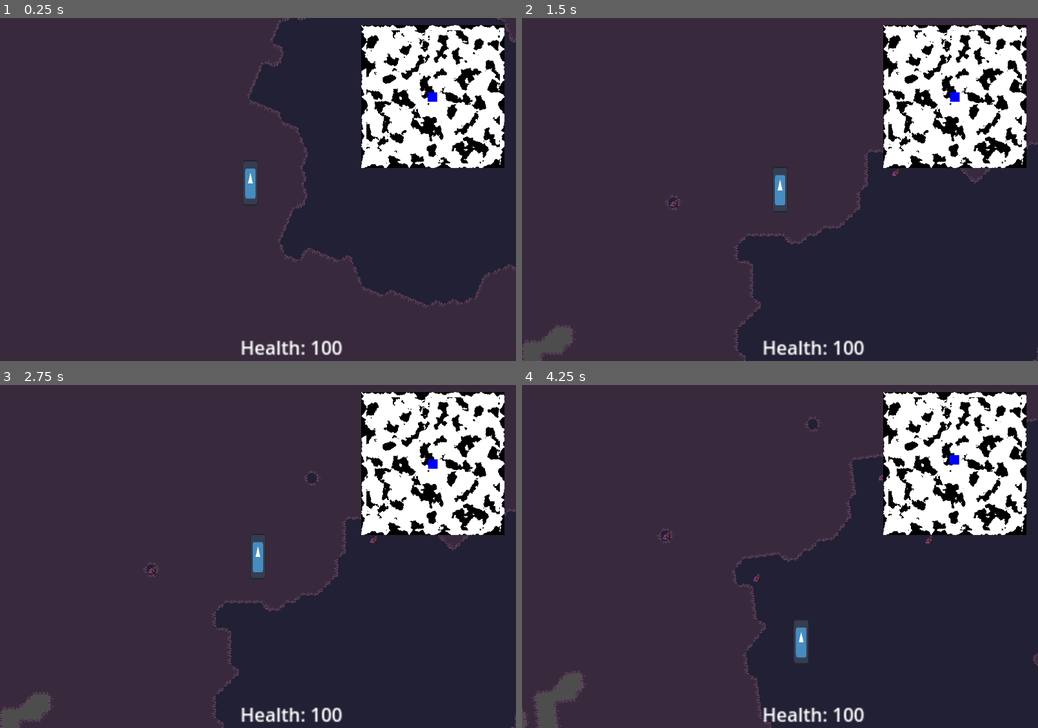
Above: before the commit, frames 1-4 (two rows, left to right).
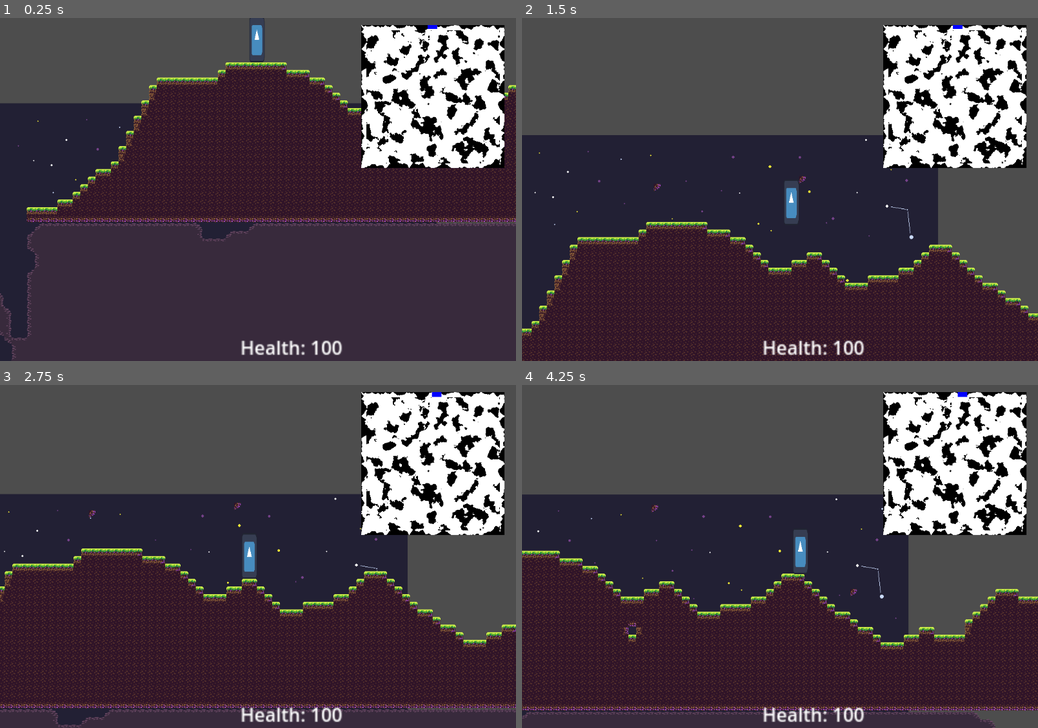
Above: after the commit, the same moments.

Repository: EamonnER/TerraWorlds
Game: Godot game, scene res://game.tscn
Same seed, same stepped clock (60 frames per second), same inputs: the game is played once before the commit and once after it. The engine's default icon, where the game draws it, is replaced by a stand-in: a white triangle on a blue panel in a dark square.
Inputs (mouse positions are in pixels of both pictures, inside the frame that each line leads up to):
- Up to frame 1 (0.25 s): no input
- Up to frame 2 (1.5 s): tap Enter (ui_accept) at 0.5 s; move the mouse to (893, 172) at 0.52 s; hold D (game_right) from 0.53 s (still down); click (893, 172) at 0.6 s; tap Space (game_jump) at 0.77, 1.07 s; right-click (893, 172) at 0.8 s; move the mouse to (676, 206) at 1.27 s; right-click (676, 206) at 1.35 s
- Up to frame 3 (2.75 s): tap Space (game_jump) at 1.52, 1.55, 1.82, 2.1 s; move the mouse to (309, 481) at 2.02 s; release D (game_right) at 2.03 s; hold A (game_left) from 2.03 s (still down); click (309, 481) at 2.3 s
- Up to frame 4 (4.25 s): move the mouse to (754, 625) at 2.77 s; release A (game_left) at 2.78 s; hold D (game_right) from 2.78 s (still down); click (754, 625) at 2.85 s; tap Space (game_jump) at 3.02, 3.32, 3.77, 3.8, 4.07 s; right-click (754, 625) at 3.05 s; move the mouse to (934, 607) at 3.52 s; right-click (934, 607) at 3.6 s; tap \ (game_debug_toggle) at 4.15 s

The runs differ from the first frame. In frame 1, 22% of the frame differs, in the area x 0-100%, y 0-100%; in frame 2, 39%; in frame 3, 39%; in frame 4, 40%.
Error before the commit: Compile Error: (res://src/world/world.gd:-1)

Commit message:
Update with main
Merging main into multiplayer branch.

Diff:
--- /dev/null
+++ b/entity.tscn
@@ -0,0 +1,19 @@
+[gd_scene load_steps=4 format=3 uid="uid://dkuyg1vbmwqbt"]
+
+[ext_resource type="Script" path="res://scripts/entity.gd" id="1_g8vr7"]
+[ext_resource type="Texture2D" uid="uid://oehadtam0o37" path="res://icon.svg" id="1_vgn6g"]
+
+[sub_resource type="RectangleShape2D" id="RectangleShape2D_p841a"]
+size = Vector2(32, 96)
+
+[node name="Entity" type="CharacterBody2D"]
+script = ExtResource("1_g8vr7")
+
+[node name="Collision" type="CollisionShape2D" parent="."]
+position = Vector2(16, -48)
+shape = SubResource("RectangleShape2D_p841a")
+
+[node name="Sprite" type="Sprite2D" parent="."]
+position = Vector2(16, -48)
+scale = Vector2(0.25, 0.75)
+texture = ExtResource("1_vgn6g")
--- a/game.tscn
+++ b/game.tscn
@@ -25,6 +25,7 @@
 _spawnable_scenes = PackedStringArray("res://scripts/mp/multiplayer_player.tscn")
 spawn_path = NodePath("../Players")
 spawn_limit = 2
+
 [node name="Player" parent="World" instance=ExtResource("3_s6re8")]
 
 [node name="Camera" type="Camera2D" parent="."]
--- a/menu.tscn
+++ b/menu.tscn
@@ -1,6 +1,6 @@
 [gd_scene load_steps=2 format=3 uid="uid://2mayrwltw625"]
 
-[ext_resource type="Script" path="res://scripts/menu.gd" id="1_eqnup"]
+[ext_resource type="Script" path="res://src/menu.gd" id="1_eqnup"]
 
 [node name="Menu" type="Control"]
 layout_mode = 3
--- /dev/null
+++ b/player.tscn
@@ -0,0 +1,167 @@
+[gd_scene load_steps=7 format=3 uid="uid://vvpj1fvhqwro"]
+
+[ext_resource type="Texture2D" uid="uid://oehadtam0o37" path="res://icon.svg" id="1_wpkrl"]
+[ext_resource type="Script" path="res://scripts/minimap.gd" id="3_irwx0"]
+[ext_resource type="Script" path="res://scripts/background.gd" id="4_bijut"]
+[ext_resource type="Texture2D" path="res://assets/tilesets/BG1.png" id="4_gdbrx"]
+
+[sub_resource type="GDScript" id="GDScript_2iqmt"]
+script/source = "extends \"res://scripts/entity.gd\"
+class_name Player
+
+var debug_mode = false
+
+func handle_primary_action_input():
+	# Only function is to remove tiles at mouse pos ATM
+
+	# TODO I dislike implimenting this by directly referencing the world.
+	# Player should not have direct access to the world object.
+	var mouse_pos = get_global_mouse_position()
+	var world = get_node(\"/root/Game/World\")
+	var tile_coords = world.local_to_map(mouse_pos)
+	world.remove_tile(Vector2i(tile_coords))
+
+func handle_secondary_action_input():
+	# Only function is to place tiles at mouse pos ATM
+
+	# TODO I dislike implimenting this by directly referencing the world.
+	# Player should not have direct access to the world object.
+	var mouse_pos = get_global_mouse_position()
+	var world = get_node(\"/root/Game/World\")
+	var tile_coords = world.local_to_map(mouse_pos)
+	world.place_tile(Vector2i(tile_coords), 0)
+
+# Handling inputs
+func _process(delta: float) -> void:
+	if Input.is_action_just_pressed(\"game_debug_toggle\"):
+		debug_mode = not debug_mode
+		print(\"Debug mode: \", debug_mode)
+		if debug_mode == true:
+			motion_mode = MotionMode.MOTION_MODE_FLOATING
+			set_collision_mask_value(2, false)
+		else:
+			motion_mode = MotionMode.MOTION_MODE_GROUNDED
+			set_collision_mask_value(2, true)
+
+	# Draw player on minimap
+	$CanvasLayer/HUD/Minimap.draw_player(get_position())
+
+	# Left / right / up / down inputs
+	var new_velocity = get_relative_velocity()
+	var horizontal_direction = Input.get_axis(\"game_left\", \"game_right\")
+	var vertical_direction = Input.get_axis(\"game_up\", \"game_down\")
+	if motion_mode == MotionMode.MOTION_MODE_GROUNDED:
+		# Apply acceleration or decelleration
+		if sign(horizontal_direction) == sign(new_velocity.x):
+			new_velocity.x = move_toward(new_velocity.x, SPEED*horizontal_direction, ACCELERATION*delta)
+		else:
+			new_velocity.x = move_toward(new_velocity.x, SPEED*horizontal_direction, DECELERATION*delta)
+	else:  # Debug Movement
+		new_velocity.x = move_toward(new_velocity.x, SPEED*horizontal_direction*10, ACCELERATION*delta*10)
+		new_velocity.y = move_toward(new_velocity.y, SPEED*vertical_direction*10, ACCELERATION*delta*10)
+	set_relative_velocity(new_velocity)
+
+	# Jump
+	if Input.is_action_just_pressed(\"game_jump\"):
+		jump()
+
+	# Mouse actions
+	var mouse_pos = get_global_mouse_position()
+	# Primary action input (LMB)
+	if Input.is_action_just_pressed(\"game_primary_action\"):
+		handle_primary_action_input()
+	# Secondary action input (RMB)
+	if Input.is_action_just_pressed(\"game_secondary_action\"):
+		handle_secondary_action_input()
+"
+
+[sub_resource type="RectangleShape2D" id="RectangleShape2D_1b3qp"]
+size = Vector2(32, 96)
+
+[node name="Player" type="CharacterBody2D"]
+collision_layer = 64
+collision_mask = 79
+script = SubResource("GDScript_2iqmt")
+
+[node name="Collision" type="CollisionShape2D" parent="."]
+shape = SubResource("RectangleShape2D_1b3qp")
+
+[node name="Sprite" type="Sprite2D" parent="."]
+scale = Vector2(0.25, 0.75)
+texture = ExtResource("1_wpkrl")
+
+[node name="Camera" type="Camera2D" parent="."]
+ignore_rotation = false
+
+[node name="Control" type="Control" parent="."]
+layout_mode = 3
+anchors_preset = 0
+offset_left = -367.0
+offset_top = -244.0
+offset_right = -327.0
+offset_bottom = -204.0
+
+[node name="Background" type="TextureRect" parent="Control"]
+visibility_layer = 2
+z_index = -1
+layout_mode = 1
+anchors_preset = -1
+anchor_left = -3.5
+anchor_top = -1.9
+anchor_right = 21.659
+anchor_bottom = 14.102
+offset_left = -32.0
+offset_top = -34.0
+offset_right = -147.36
+offset_bottom = -85.08
+grow_horizontal = 2
+grow_vertical = 2
+scale = Vector2(1.21162, 1.21162)
+texture = ExtResource("4_gdbrx")
+script = ExtResource("4_bijut")
+
+[node name="CanvasLayer" type="CanvasLayer" parent="."]
+
+[node name="HUD" type="Control" parent="CanvasLayer"]
+layout_mode = 3
+anchors_preset = 15
+anchor_right = 1.0
+anchor_bottom = 1.0
+offset_left = -7.0
+offset_top = 49.0
+offset_right = -7.0
+offset_bottom = 49.0
+grow_horizontal = 2
+grow_vertical = 2
+size_flags_horizontal = 4
+size_flags_vertical = 4
+
+[node name="Health" type="Label" parent="CanvasLayer/HUD"]
+layout_mode = 1
+anchors_preset = 7
+anchor_left = 0.5
+anchor_top = 1.0
+anchor_right = 0.5
+anchor_bottom = 1.0
+offset_left = -14.0
+offset_top = -106.0
+offset_right = 42.0
+offset_bottom = -81.0
+grow_horizontal = 2
+grow_vertical = 0
+scale = Vector2(2.44276, 2.44276)
+size_flags_horizontal = 2
+size_flags_vertical = 8
+text = "Health"
+
+[node name="Minimap" type="TextureRect" parent="CanvasLayer/HUD"]
+layout_mode = 1
+anchors_preset = 1
+anchor_left = 1.0
+anchor_right = 1.0
+offset_left = -317.0
+offset_top = -34.0
+offset_right = -17.0
+offset_bottom = 266.0
+grow_horizontal = 0
+script = ExtResource("3_irwx0")
--- a/project.godot
+++ b/project.godot
@@ -17,8 +17,8 @@
 
 [autoload]
 
-GlobalVariables="*res://scripts/global_variables.gd"
-MultiplayerManager="*res://scripts/mp/multiplayer_manager.gd"
+GlobalVariables="*res://src/global_variables.gd"
+MultiplayerManager="*res://src/mp/multiplayer_manager.gd"
 
 [display]
 
--- a/src/entity/player/camera.gd
+++ b/src/entity/player/camera.gd
@@ -9,7 +9,7 @@
 
 func _process(delta):
 	if player:
-		set_position(get_position().lerp(player.global_position, follow_speed * delta))
+		set_position(get_position().lerp(player.get_position(), follow_speed * delta))
 
 		if player.is_rotating:
 			set_rotation(player.get_rotation())
--- a/scripts/mp/multiplayer_manager.gd
+++ b/src/mp/multiplayer_manager.gd
@@ -1,6 +1,6 @@
 extends Node
 
-var multiplayer_actor = preload("res://scripts/mp/multiplayer_player.tscn")
+var multiplayer_actor = preload("res://src/mp/multiplayer_player.tscn")
 var _players_spawn_node
 var current_scene
 
@@ -9,7 +9,7 @@
 	_create_world()
 	await get_tree().create_timer(0.1).timeout
 
-	_players_spawn_node = get_tree().get_current_scene().get_node("Players")
+	_players_spawn_node = get_tree().get_current_scene().get_node("World/Players")
 
 	var server_peer = ENetMultiplayerPeer.new()
 	server_peer.create_server(port)
@@ -51,7 +51,7 @@
 	if not _players_spawn_node or not is_instance_valid(_players_spawn_node):
 		print("Players node not found, trying to get it...")
 		await get_tree().process_frame  # Wait a frame for the scene to load
-		_players_spawn_node = get_tree().get_current_scene().get_node_or_null("Players")
+		_players_spawn_node = get_tree().get_current_scene().get_node("World/Players")
 
 	if not _players_spawn_node:
 		print("Error: Players node STILL not found! Cannot add player.")
@@ -70,7 +70,7 @@
 
 func _remove_singleplayer_player():
 	print("Removing Singleplayer Actor.")
-	var player_to_remove = get_tree().get_current_scene().get_node("Player")
+	var player_to_remove = get_tree().get_current_scene().get_node("World/Player")
 	if player_to_remove:
 		player_to_remove.queue_free()
 
--- a/scripts/mp/multiplayer_player.tscn
+++ b/src/mp/multiplayer_player.tscn
@@ -1,6 +1,6 @@
 [gd_scene load_steps=4 format=3 uid="uid://8xmpx7tr5fpq"]
 
-[ext_resource type="Script" path="res://scripts/mp/multiplayer_controller.gd" id="1_ql6gb"]
+[ext_resource type="Script" path="res://src/mp/multiplayer_controller.gd" id="1_ql6gb"]
 [ext_resource type="Texture2D" uid="uid://oehadtam0o37" path="res://icon.svg" id="2_d5do5"]
 
 [sub_resource type="RectangleShape2D" id="RectangleShape2D_147vu"]
--- /dev/null
+++ b/world.tscn
@@ -0,0 +1,185 @@
+[gd_scene load_steps=6 format=3 uid="uid://gjnrugkq8k0m"]
+
+[ext_resource type="Script" path="res://scripts/world.gd" id="1_36xlx"]
+[ext_resource type="Texture2D" uid="uid://c2chqt3jp4iwd" path="res://assets/tilesets/Tileset.png" id="2_28q0k"]
+
+[sub_resource type="TileSetAtlasSource" id="TileSetAtlasSource_rn0e2"]
+resource_name = "Natural Tiles"
+texture = ExtResource("2_28q0k")
+0:0/0 = 0
+0:0/0/terrain_set = 0
+0:0/0/terrain = 0
+0:0/0/physics_layer_0/polygon_0/points = PackedVector2Array(8, -8, 8, 8, -8, 8)
+0:0/0/terrains_peering_bit/right_side = 0
+0:0/0/terrains_peering_bit/bottom_side = 0
+1:0/0 = 0
+1:0/0/terrain_set = 0
+1:0/0/terrain = 0
+1:0/0/physics_layer_0/polygon_0/points = PackedVector2Array(-8, -8, 8, -8, 8, 8, -8, 8)
+1:0/0/terrains_peering_bit/right_side = 0
+1:0/0/terrains_peering_bit/bottom_side = 0
+1:0/0/terrains_peering_bit/left_side = 0
+2:0/0 = 0
+2:0/0/terrain_set = 0
+2:0/0/terrain = 0
+2:0/0/physics_layer_0/polygon_0/points = PackedVector2Array(8, 8, -8, 8, -8, -8)
+2:0/0/terrains_peering_bit/bottom_side = 0
+2:0/0/terrains_peering_bit/left_side = 0
+3:0/0 = 0
+3:0/0/terrain_set = 0
+4:0/0 = 0
+4:0/0/terrain_set = 0
+5:0/0 = 0
+5:0/0/terrain_set = 0
+6:0/0 = 0
+6:0/0/terrain_set = 0
+7:0/0 = 0
+0:1/0 = 0
+0:1/0/terrain_set = 0
+0:1/0/terrain = 0
+0:1/0/physics_layer_0/polygon_0/points = PackedVector2Array(-8, -8, 8, -8, 8, 8, -8, 8)
+0:1/0/terrains_peering_bit/right_side = 0
+0:1/0/terrains_peering_bit/bottom_side = 0
+0:1/0/terrains_peering_bit/top_side = 0
+1:1/0 = 0
+1:1/0/terrain_set = 0
+1:1/0/terrain = 0
+1:1/0/physics_layer_0/polygon_0/points = PackedVector2Array(-8, -8, 8, -8, 8, 8, -8, 8)
+1:1/0/terrains_peering_bit/right_side = 0
+1:1/0/terrains_peering_bit/bottom_side = 0
+1:1/0/terrains_peering_bit/left_side = 0
+1:1/0/terrains_peering_bit/top_side = 0
+2:1/0 = 0
+2:1/0/terrain_set = 0
+2:1/0/terrain = 0
+2:1/0/physics_layer_0/polygon_0/points = PackedVector2Array(-8, -8, 8, -8, 8, 8, -8, 8)
+2:1/0/terrains_peering_bit/bottom_side = 0
+2:1/0/terrains_peering_bit/left_side = 0
+2:1/0/terrains_peering_bit/top_side = 0
+3:1/0 = 0
+4:1/0 = 0
+5:1/0 = 0
+6:1/0 = 0
+0:2/0 = 0
+0:2/0/terrain_set = 0
+0:2/0/terrain = 0
+0:2/0/physics_layer_0/polygon_0/points = PackedVector2Array(8, -8, 8, 8, -8, -8)
+0:2/0/terrains_peering_bit/right_side = 0
+0:2/0/terrains_peering_bit/top_side = 0
+1:2/0 = 0
+1:2/0/terrain_set = 0
+1:2/0/terrain = 0
+1:2/0/physics_layer_0/polygon_0/points = PackedVector2Array(-8, -8, 8, -8, 8, 8, -8, 8)
+1:2/0/terrains_peering_bit/right_side = 0
+1:2/0/terrains_peering_bit/left_side = 0
+1:2/0/terrains_peering_bit/top_side = 0
+2:2/0 = 0
+2:2/0/terrain_set = 0
+2:2/0/terrain = 0
+2:2/0/physics_layer_0/polygon_0/points = PackedVector2Array(-8, -8, 8, -8, -8, 8)
+2:2/0/terrains_peering_bit/left_side = 0
+2:2/0/terrains_peering_bit/top_side = 0
+3:2/0 = 0
+4:2/0 = 0
+5:2/0 = 0
+0:3/0 = 0
+0:3/0/terrain_set = 0
+0:3/0/terrain = 1
+0:3/0/physics_layer_0/polygon_0/points = PackedVector2Array(8, -8, 8, 8, -8, 8)
+0:3/0/terrains_peering_bit/right_side = 1
+0:3/0/terrains_peering_bit/bottom_side = 1
+1:3/0 = 0
+1:3/0/terrain_set = 0
+1:3/0/terrain = 1
+1:3/0/physics_layer_0/polygon_0/points = PackedVector2Array(8, -8, 8, 8, -8, 8, -8, -8)
+1:3/0/terrains_peering_bit/right_side = 1
+1:3/0/terrains_peering_bit/bottom_side = 1
+1:3/0/terrains_peering_bit/left_side = 1
+2:3/0 = 0
+2:3/0/terrain_set = 0
+2:3/0/terrain = 1
+2:3/0/physics_layer_0/polygon_0/points = PackedVector2Array(8, 8, -8, 8, -8, -8)
+2:3/0/terrains_peering_bit/bottom_side = 1
+2:3/0/terrains_peering_bit/left_side = 1
+3:3/0 = 0
+4:3/0 = 0
+5:3/0 = 0
+6:3/0 = 0
+7:3/0 = 0
+0:4/0 = 0
+0:4/0/terrain_set = 0
+0:4/0/terrain = 1
+0:4/0/physics_layer_0/polygon_0/points = PackedVector2Array(-8, 8, -8, -8, 8, -8, 8, 8)
+0:4/0/terrains_peering_bit/right_side = 1
+0:4/0/terrains_peering_bit/bottom_side = 1
+0:4/0/terrains_peering_bit/top_side = 1
+1:4/0 = 0
+1:4/0/terrain_set = 0
+1:4/0/terrain = 1
+1:4/0/physics_layer_0/polygon_0/points = PackedVector2Array(-8, -8, 8, -8, 8, 8, -8, 8)
+1:4/0/terrains_peering_bit/right_side = 1
+1:4/0/terrains_peering_bit/bottom_side = 1
+1:4/0/terrains_peering_bit/left_side = 1
+1:4/0/terrains_peering_bit/top_side = 1
+2:4/0 = 0
+2:4/0/terrain_set = 0
+2:4/0/terrain = 1
+2:4/0/physics_layer_0/polygon_0/points = PackedVector2Array(-8, -8, 8, -8, 8, 8, -8, 8)
+2:4/0/terrains_peering_bit/bottom_side = 1
+2:4/0/terrains_peering_bit/left_side = 1
+2:4/0/terrains_peering_bit/top_side = 1
+3:4/0 = 0
+4:4/0 = 0
+5:4/0 = 0
+6:4/0 = 0
+7:4/0 = 0
+0:5/0 = 0
+0:5/0/terrain_set = 0
+0:5/0/terrain = 1
+0:5/0/physics_layer_0/polygon_0/points = PackedVector2Array(-8, -8, 8, -8, 8, 8)
+0:5/0/terrains_peering_bit/right_side = 1
+0:5/0/terrains_peering_bit/top_side = 1
+1:5/0 = 0
+1:5/0/terrain_set = 0
+1:5/0/terrain = 1
+1:5/0/physics_layer_0/polygon_0/points = PackedVector2Array(-8, -8, 8, -8, 8, 8, -8, 8)
+1:5/0/terrains_peering_bit/right_side = 1
+1:5/0/terrains_peering_bit/left_side = 1
+1:5/0/terrains_peering_bit/top_side = 1
+2:5/0 = 0
+2:5/0/terrain_set = 0
+2:5/0/terrain = 1
+2:5/0/physics_layer_0/polygon_0/points = PackedVector2Array(-8, -8, 8, -8, -8, 8)
+2:5/0/terrains_peering_bit/left_side = 1
+2:5/0/terrains_peering_bit/top_side = 1
+3:5/0 = 0
+4:5/0 = 0
+
+[sub_resource type="TileSet" id="TileSet_1t5jm"]
+physics_layer_0/collision_layer = 2
+physics_layer_0/collision_mask = 2
+terrain_set_0/mode = 2
+terrain_set_0/terrain_0/name = "Dirt"
+terrain_set_0/terrain_0/color = Color(0, 0.439216, 1, 1)
+terrain_set_0/terrain_1/name = "Stone"
+terrain_set_0/terrain_1/color = Color(0.440907, 0.437661, 0.470224, 1)
+sources/0 = SubResource("TileSetAtlasSource_rn0e2")
+
+[sub_resource type="Environment" id="Environment_kgesb"]
+
+[node name="World" type="Node2D"]
+script = ExtResource("1_36xlx")
+
+[node name="Foreground" type="TileMapLayer" parent="."]
+tile_set = SubResource("TileSet_1t5jm")
+
+[node name="WorldEnvironment" type="WorldEnvironment" parent="."]
+environment = SubResource("Environment_kgesb")
+
+[node name="GravityThresholdArea" type="Area2D" parent="."]
+collision_mask = 448
+
+[node name="GravityThresholdCollision" type="CollisionPolygon2D" parent="GravityThresholdArea"]
+polygon = PackedVector2Array(11, 11, 11, -12, -11, -12, -11, 11)
+
+[connection signal="body_exited" from="GravityThresholdArea" to="." method="_on_gravity_threshold_area_body_exited"]
Renamed: scripts/menu.gd -> src/menu.gd
Renamed: scripts/mp/multiplayer_controller.gd -> src/mp/multiplayer_controller.gd
